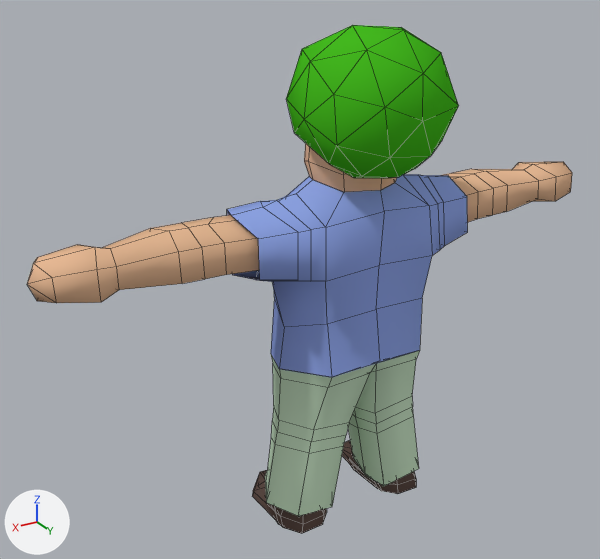
The Blender file Blends/Characters.blend as it was, and as the next commit left it.
Before and after are seen from a 50 mm camera at (0.821, 1.19, 1.111) aimed at (0.082, -0.041, 0.495). The lights are fixed; the arrows at lower left show +X, +Y and +Z. Mesh edges are drawn as thin lines.

Script lines for the objects in view, before the commit:
```python
me_cube = bpy.data.meshes.new('Cube')
me_cube.from_pydata(...)  # 335 vertices, 280 faces; spans x -0.579..0.579, y -0.144..0.108, z -0.001..0.885
me_cube.polygons.foreach_set('use_smooth', [True] * 280)
# faces by material slot: [108, 70, 60, 42]
me_cube.materials.append(mat_skin)  # beige #e7b994
me_cube.materials.append(mat_shirt)  # blue #90a6e7
me_cube.materials.append(mat_pants)  # white #cce7c9
me_cube.materials.append(mat_shoes)  # brown #5a4944
me_frotoad = bpy.data.meshes.new('Frotoad')
me_frotoad.from_pydata(...)  # 40 vertices, 70 faces; spans x -0.125..0.128, y -0.163..0.123, z 0.031..0.276
me_frotoad.polygons.foreach_set('use_smooth', [True] * 70)
me_frotoad.materials.append(mat_hair)  # green #44b91f
ob_frotoad = bpy.data.objects.new('Frotoad', me_frotoad)
ob_frotoad.location = (0.0, 0.059, 0.682)
ob_male = bpy.data.objects.new('Male', me_cube)
ob_male.location = (0.0, 0.0, 0.0)
```
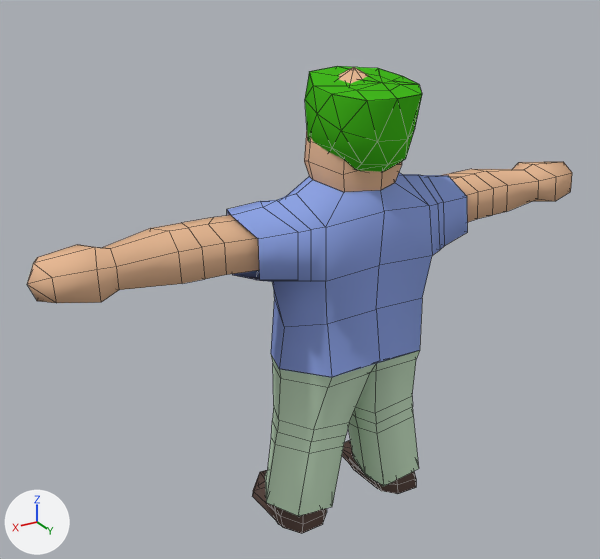
Pixel boxes (x1, y1, x2, y2) of what changed, in the pictures (600 x 559 px):
'Frotoad', hidden (green): before (286, 25, 459, 178)
'Flattop', added (green): after (305, 66, 422, 172)

Patch to the scene script:
```diff
--- a/Blends/Characters.blend.py
+++ b/Blends/Characters.blend.py
@@ me_frotoad_001 @@
+me_frotoad_001.from_pydata(...)  # 61 vertices, 67 faces; spans x -0.093..0.095, y -0.129..0.058, z 0.034..0.193
+me_frotoad_001.polygons.foreach_set('use_smooth', [True] * 67)
+me_frotoad_001.materials.append(mat_hair)  # green #44b91f
@@ ob_frotoad @@
 ob_frotoad.location = (0.0, 0.059, 0.682)
+ob_frotoad.hide_viewport = True
@@ ob_flattop @@
+ob_flattop = bpy.data.objects.new('Flattop', me_frotoad_001)
+ob_flattop.location = (0.0, 0.059, 0.682)
```
